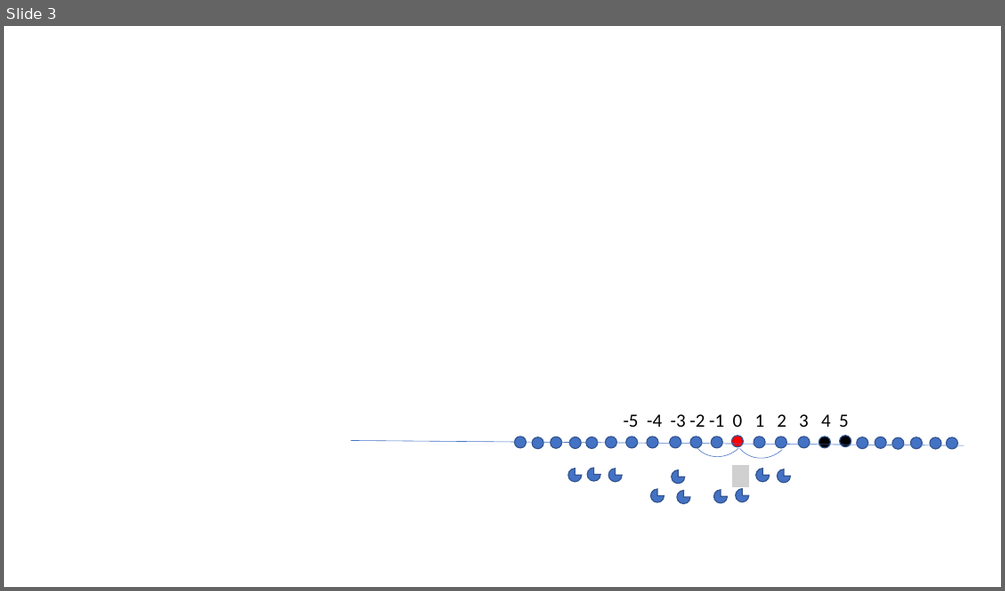
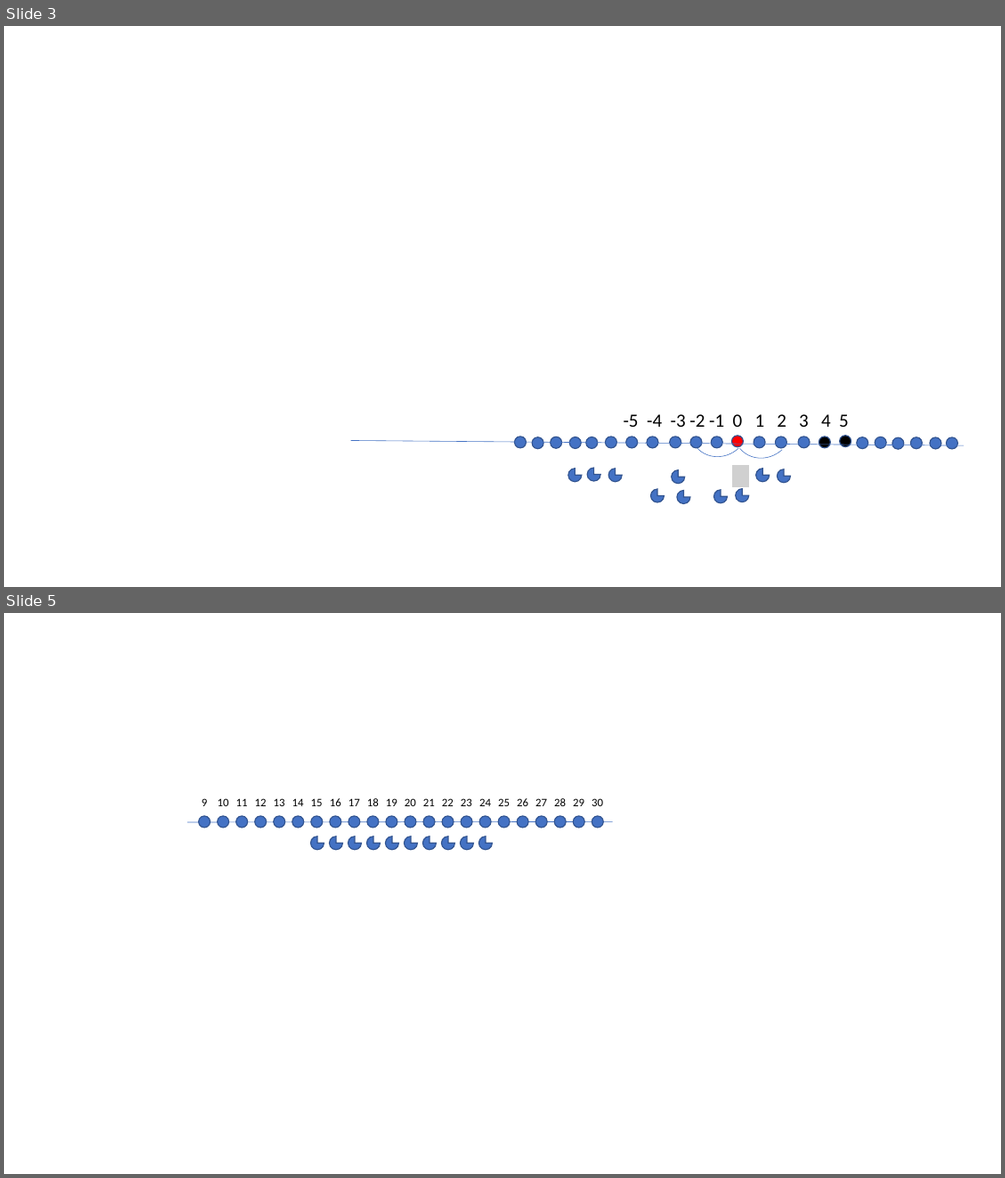
Before and after one commit to ChickPlane/chordalring_decontamination, a slide deck: figure_new_chordal.pptx. Shown one above the other, each under a label of ours: slide 3 before the commit, slides 3 and 5 after it; the slides between them are not shown. The pictures are 1005x591 and 1005x1178 pixels, drawn with LibreOffice and Linux fonts; fonts in the diff are those of the drawing; grey boxes stand for pictures. Boxes give left, top, right and bottom in pixels: in the first picture for what was removed or moved away, otherwise in the second. Text is boxed around its words. In the diff, an @@ line names an element or a change of style, - is before the commit and + after.

```diff
--- a/figure_new_chordal.pptx
+++ b/figure_new_chordal.pptx
@@ slide 5 added at (4,613,1001,1174), background #FFFFFF @@
@@ table added at (194,783,606,810), 1 rows, 22 columns @@
+9 | 10 | 11 | 12 | 13 | 14 | 15 | 16 | 17 | 18 | 19 | 20 | 21 | 22 | 23 | 24 | 25 | 26 | 27 | 28 | 29 | 30
@@ group added at (187,816,613,850): 22 ellipses, 10 pie slice (boxed as its full ellipse)s, 1 line @@
```
Also in this commit, not shown: 1 other slide added, 7 other files.
